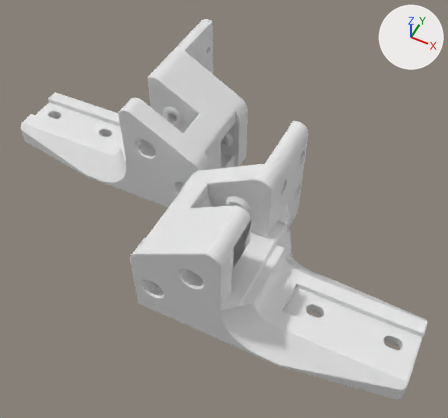
The Blender file BLEND/150mm MGN9C.blend: old version first, new version second.
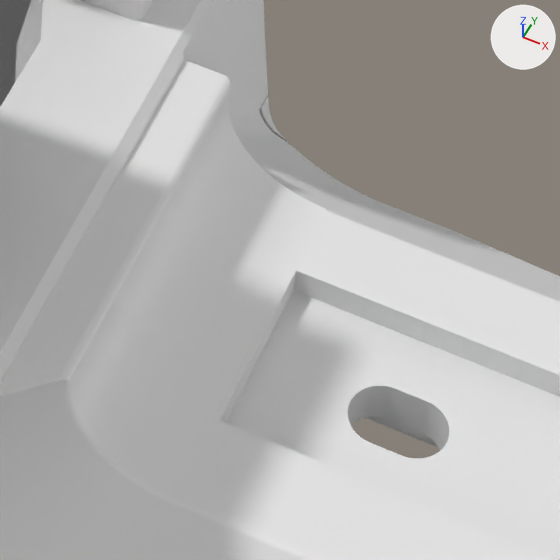
The first picture shows the older version from a camera (50 mm lens) standing at (141.9, -39.2, 138.0) and looking at (90.0, 64.8, 8.0). The close-ups show both versions on the part from 54% to 77% of the width and 56% to 80% of the height of that picture; other places that the commit changed are outside them. Arrows for +X, +Y and +Z are at upper right; the lights stay in place.

Names of what the first close-up shows: 'Bat_XY_Right'.
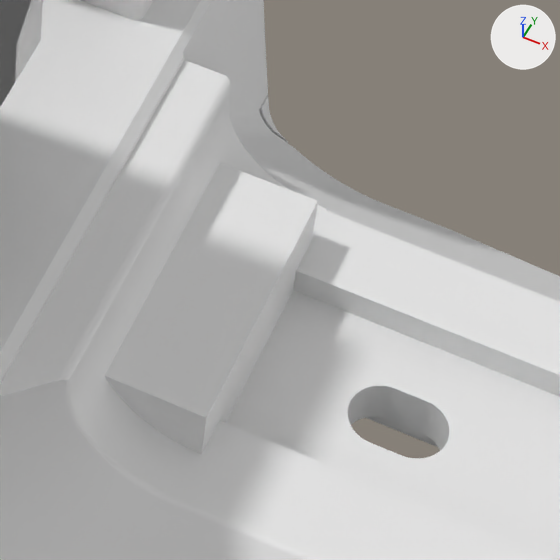
Changed parts and their boxes [x1, y1, x2, y2] in the close-ups (560 x 560 px):
'Bat_XY_Right', modifiers changed
    both: [0, 0, 560, 560]

What changed in the scene script:
```text
Add me_bat_xy_right_004:
    me_bat_xy_right_004.from_pydata(...)  # a box spanning x 112.44..117.44, y 39.97..53.07, z 7.0..10.0
Change ob_bat_xy_right:
    add _m = ob_bat_xy_right.modifiers.new('BTool_Bat_XY_Right.005', 'BOOLEAN')
    add _m.object = ob_bat_xy_right_005
    add _m.operation = 'UNION'
Add ob_bat_xy_right_005:
    ob_bat_xy_right_005 = bpy.data.objects.new('Bat_XY_Right.005', me_bat_xy_right_004)
    ob_bat_xy_right_005.location = (0.0, 0.0, 0.0)
    ob_bat_xy_right_005.visible_camera = False
    ob_bat_xy_right_005.visible_diffuse = False
    ob_bat_xy_right_005.visible_glossy = False
    ob_bat_xy_right_005.visible_transmission = False
    ob_bat_xy_right_005.visible_shadow = False
    ob_bat_xy_right_005.hide_render = True
```
